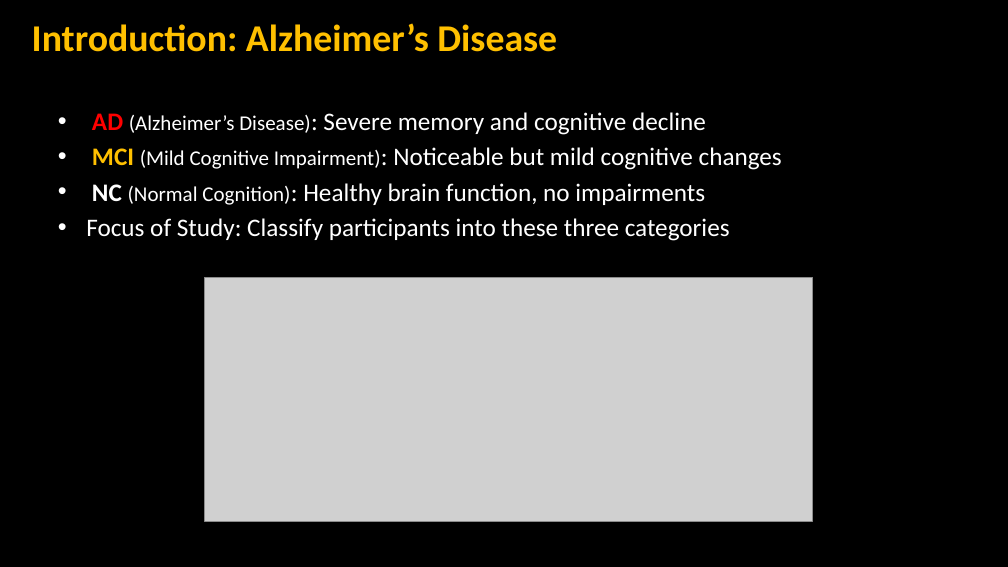
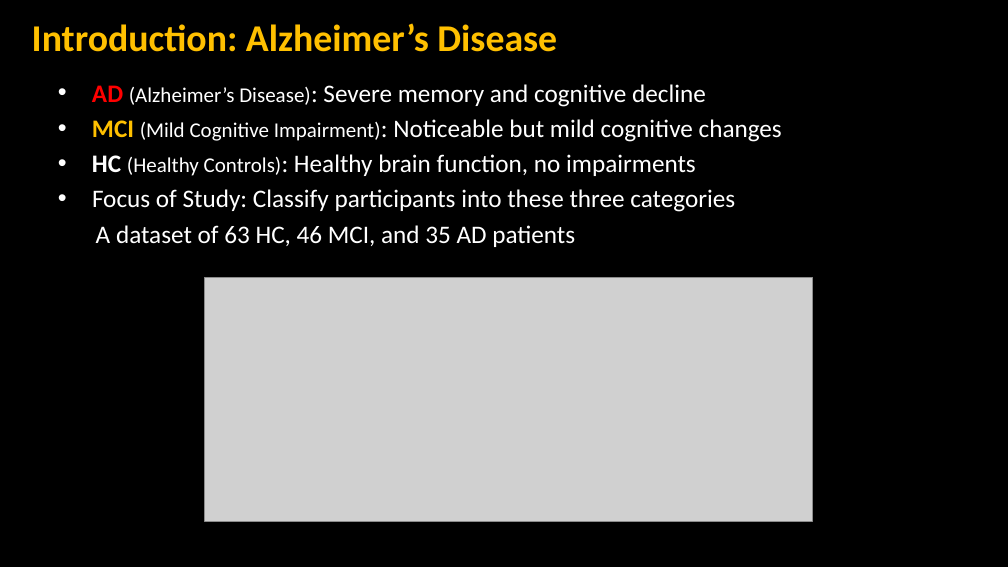
Before and after one commit to NikoHems/EEG_fNRIS_AD, a slide deck: slide 3 of EEG_fNIRS/presentation/eeg_fnirs_ad_detection.pptx. Drawn at 1008x567 pixels with LibreOffice and Linux fonts; fonts in the diff are those of the drawing; grey boxes stand for pictures; background and template pictures are left out. Boxes give left, top, right and bottom in pixels: in the first picture for what was removed or moved away, otherwise in the second. Text is boxed around its words. In the diff, an @@ line names an element or a change of style, - is before the commit and + after.

```diff
--- a/EEG_fNIRS/presentation/eeg_fnirs_ad_detection.pptx
+++ b/EEG_fNIRS/presentation/eeg_fnirs_ad_detection.pptx
@@ text "AD (Alzheimer’s Disease): Severe memory ..." moved from (x1=86, y1=112, x2=782, y2=241) to (x1=92, y1=84, x2=782, y2=247) @@
@@ text at (x1=92, y1=154, x2=696, y2=176): text changed @@
-• NC (Normal Cognition): Healthy brain function, no impairments
+• HC (Healthy Controls): Healthy brain function, no impairments
@@ text at (x1=96, y1=225, x2=575, y2=247): paragraph added @@
+A dataset of 63 HC, 46 MCI, and 35 AD patients
```
Also in this commit, not shown: 3 other slides changed.
